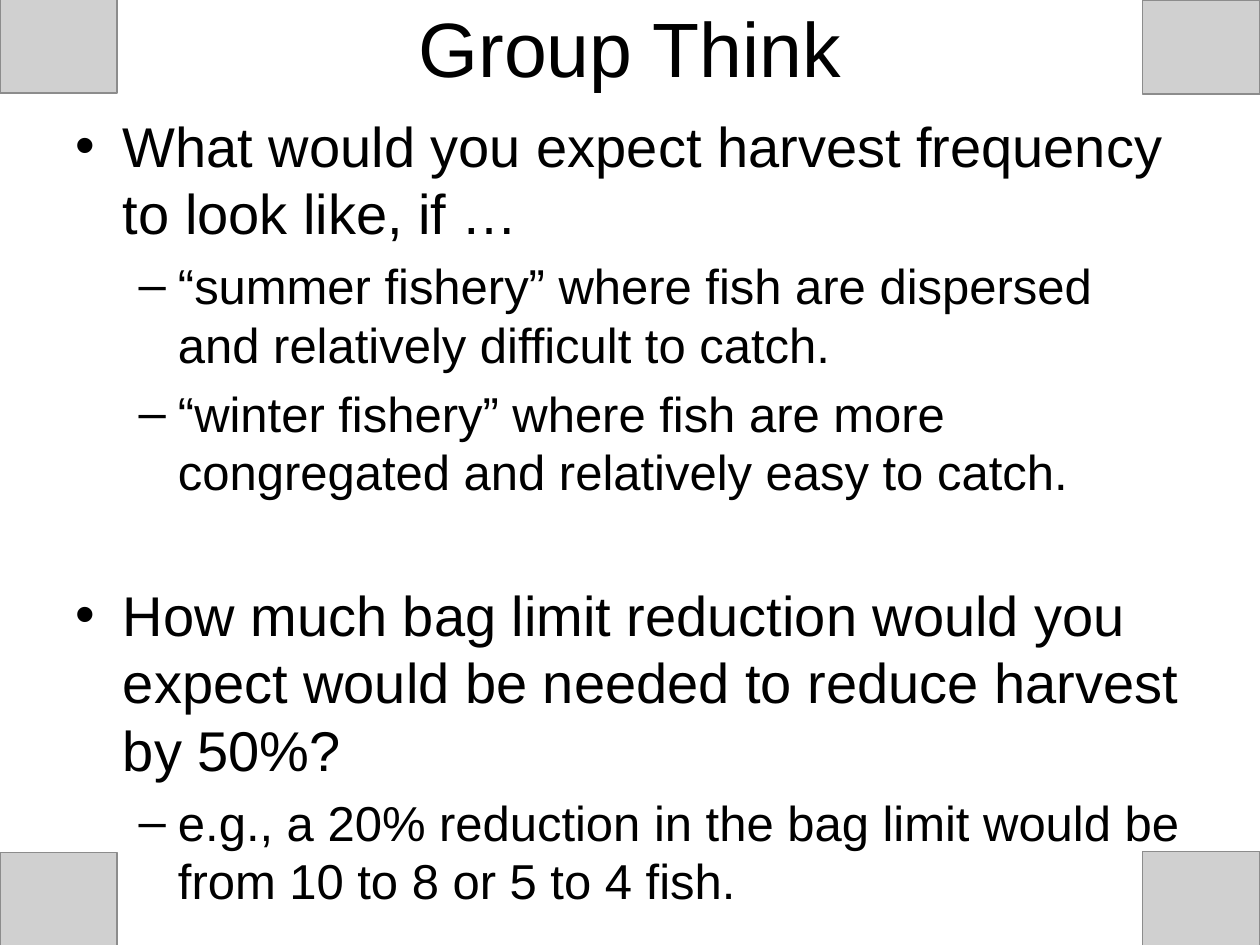
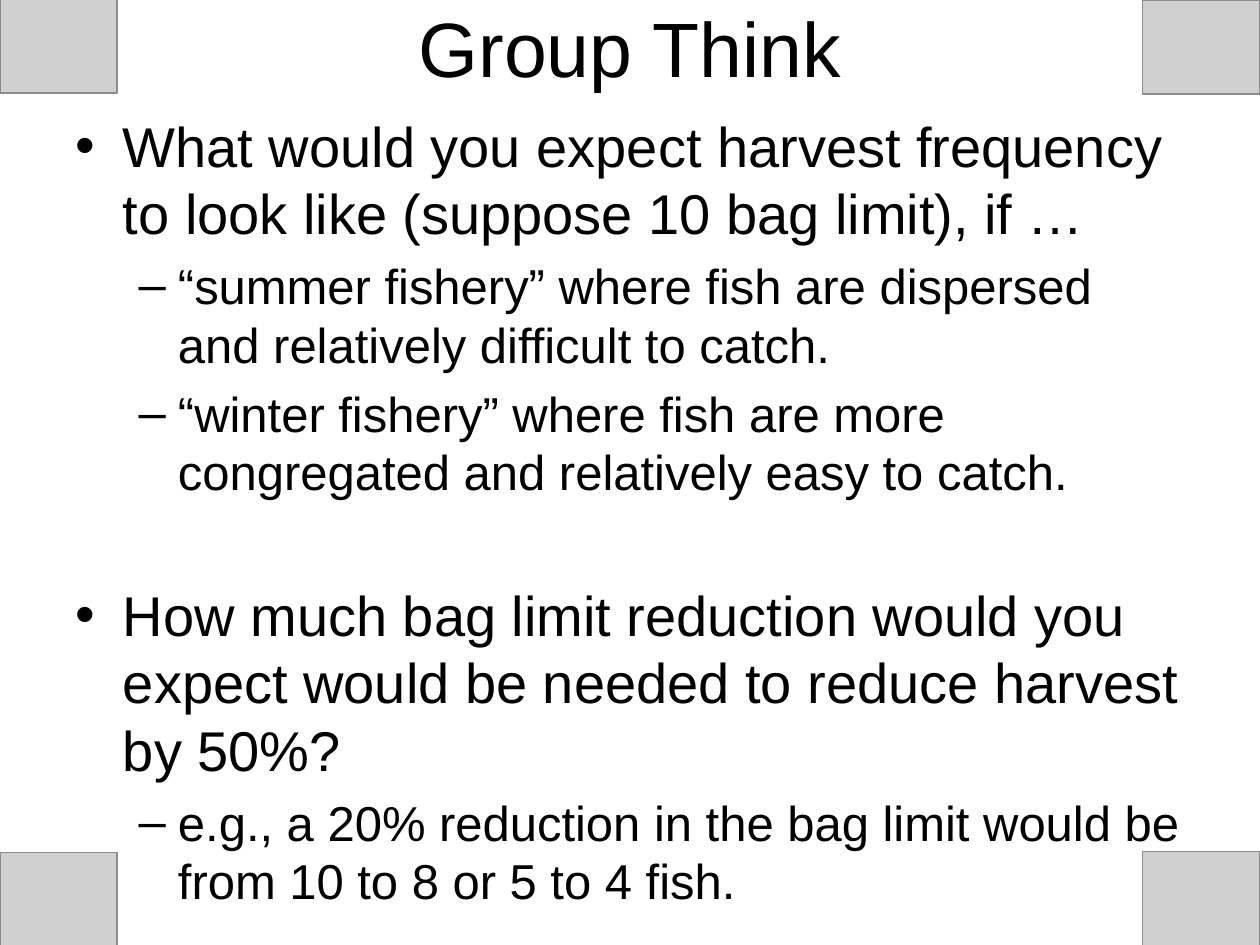
Before and after one commit to droglenc/NCNRS349, a slide deck: slide 3 of modules/MgmntBagLimits/CE_BagLimitsReductions.pptx. Drawn at 1260x945 pixels with LibreOffice and Linux fonts; fonts in the diff are those of the drawing; grey boxes stand for pictures. Boxes give left, top, right and bottom in pixels: in the first picture for what was removed or moved away, otherwise in the second. Text is boxed around its words. In the diff, an @@ line names an element or a change of style, - is before the commit and + after.

```diff
--- a/modules/MgmntBagLimits/CE_BagLimitsReductions.pptx
+++ b/modules/MgmntBagLimits/CE_BagLimitsReductions.pptx
@@ text at (123, 126, 1162, 245): text changed @@
-• What would you expect harvest frequency to look like, if …
+• What would you expect harvest frequency to look like (suppose 10 bag limit), if …
```
Also in this commit, not shown: 1 other file.
